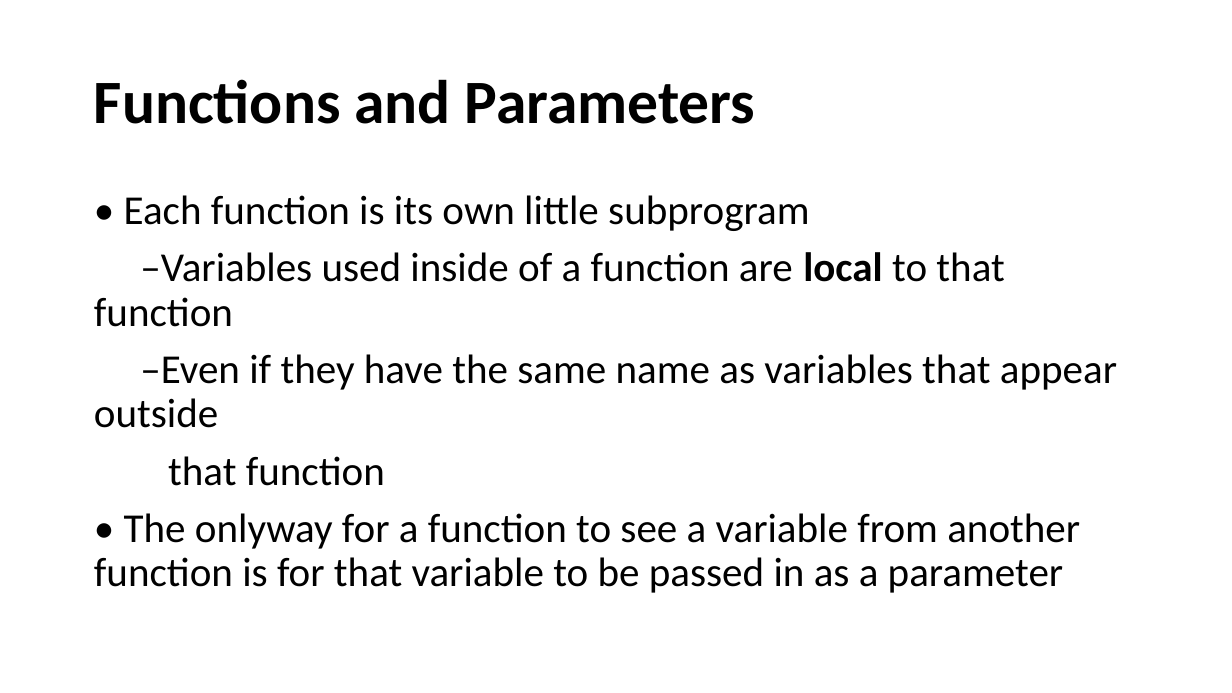
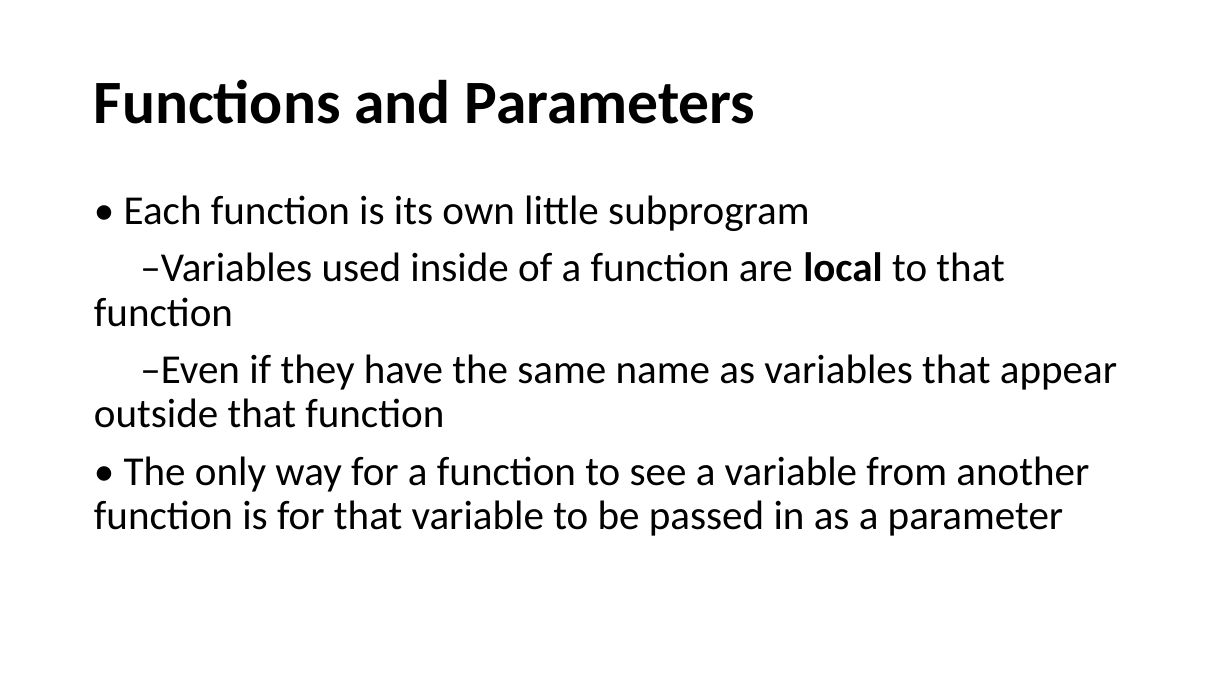
Before and after one commit to HKohin/Python-for-Upward-Bound-Program, a slide deck: slide 14 of PYTHON_10_Functions Part 1.pptx. Drawn at 1232x693 pixels with LibreOffice and Linux fonts; fonts in the diff are those of the drawing. Boxes give left, top, right and bottom in pixels: in the first picture for what was removed or moved away, otherwise in the second. Text is boxed around its words. In the diff, an @@ line names an element or a change of style, - is before the commit and + after.

```diff
--- a/PYTHON_10_Functions Part 1.pptx
+++ b/PYTHON_10_Functions Part 1.pptx
@@ text at <box>94,354,1117,536</box>: text changed @@
-–Even if they have the same name as variables that appear outside
-that function
-• The onlyway for a function to see a variable from another function is for that variable to be passed in as a parameter
+–Even if they have the same name as variables that appear outside that function
+• The only way for a function to see a variable from another function is for that variable to be passed in as a parameter
```
Also in this commit, not shown: 4 other slides changed, 1 other file.
